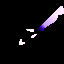
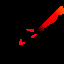
Layer changes from the first 64 × 64 image to the second:
painted on "Calque #2" over [19, 6, 64, 45]
showed group "Groupe de calques #1" (5 layers), opacity 92% → 47% over [19, 6, 64, 45]
painted on "Calque #4" over [37, 6, 64, 31]
painted on "Calque #1" over [19, 29, 37, 45]
